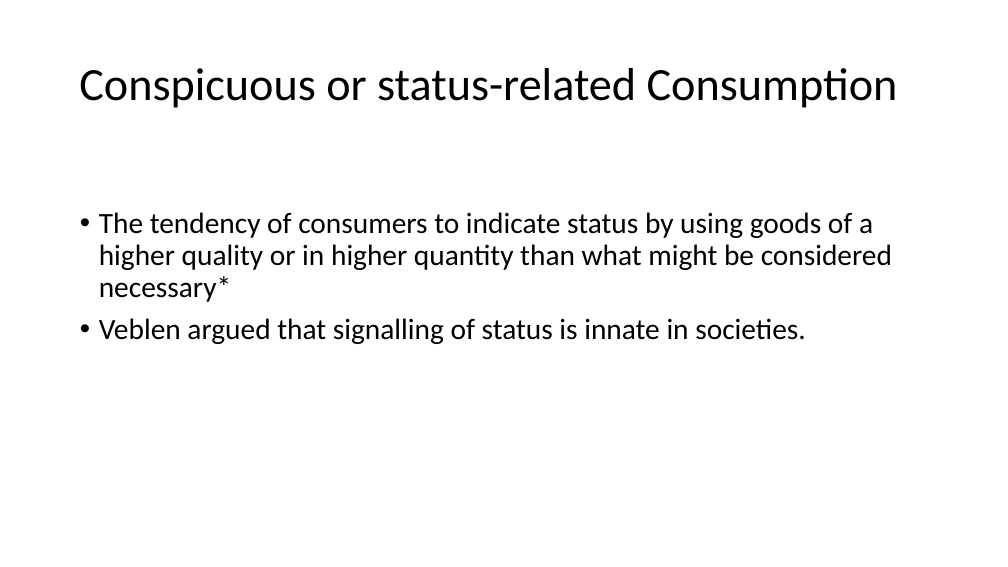
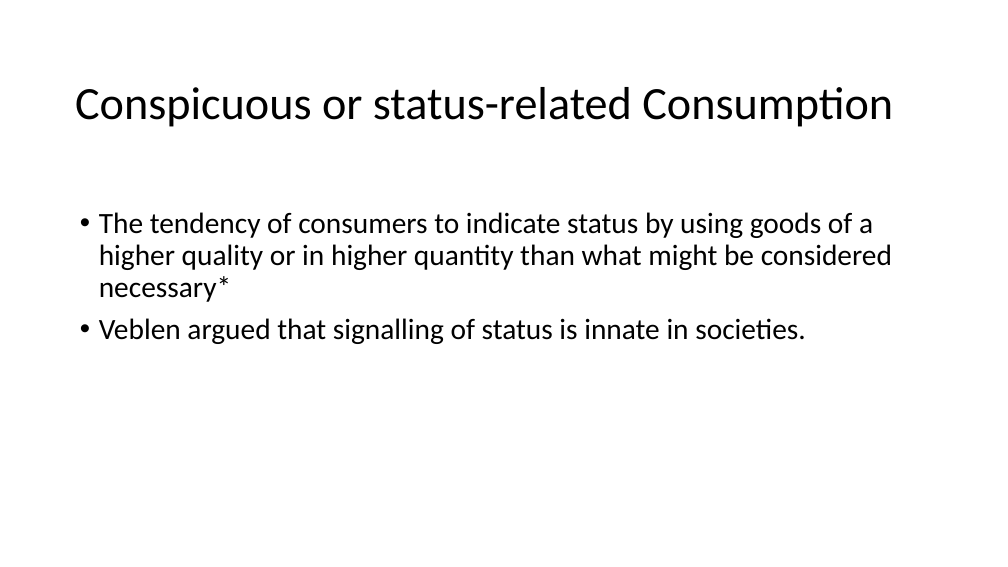
Before and after one commit to anuragr81/research, a slide deck: slide 2 of consumption/presentationFeb2020.pptx. Drawn at 1008x567 pixels with LibreOffice and Linux fonts; fonts in the diff are those of the drawing; background and template pictures are left out. Boxes give left, top, right and bottom in pixels: in the first picture for what was removed or moved away, otherwise in the second. Text is boxed around its words. In the diff, an @@ line names an element or a change of style, - is before the commit and + after.

```diff
--- a/consumption/presentationFeb2020.pptx
+++ b/consumption/presentationFeb2020.pptx
@@ title "Conspicuous or status-related Consumption": place and size @@
-title "Conspicuous or status-related Consumption" at bbox=[79, 68, 898, 108]
+title "Conspicuous or status-related Consumption" at bbox=[75, 87, 893, 127]
```
Also in this commit, not shown: 12 other slides changed, 2 other files.
